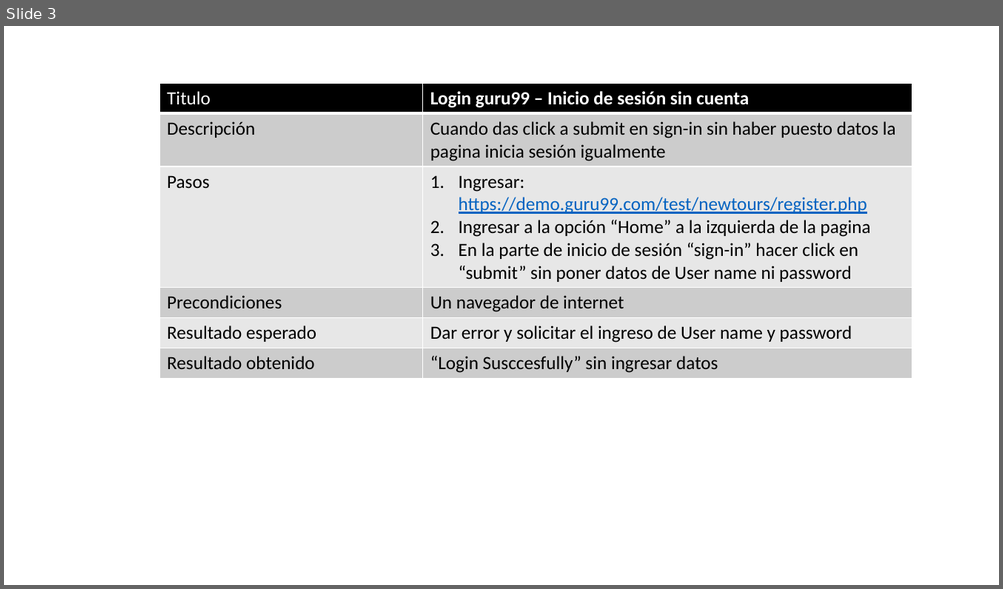
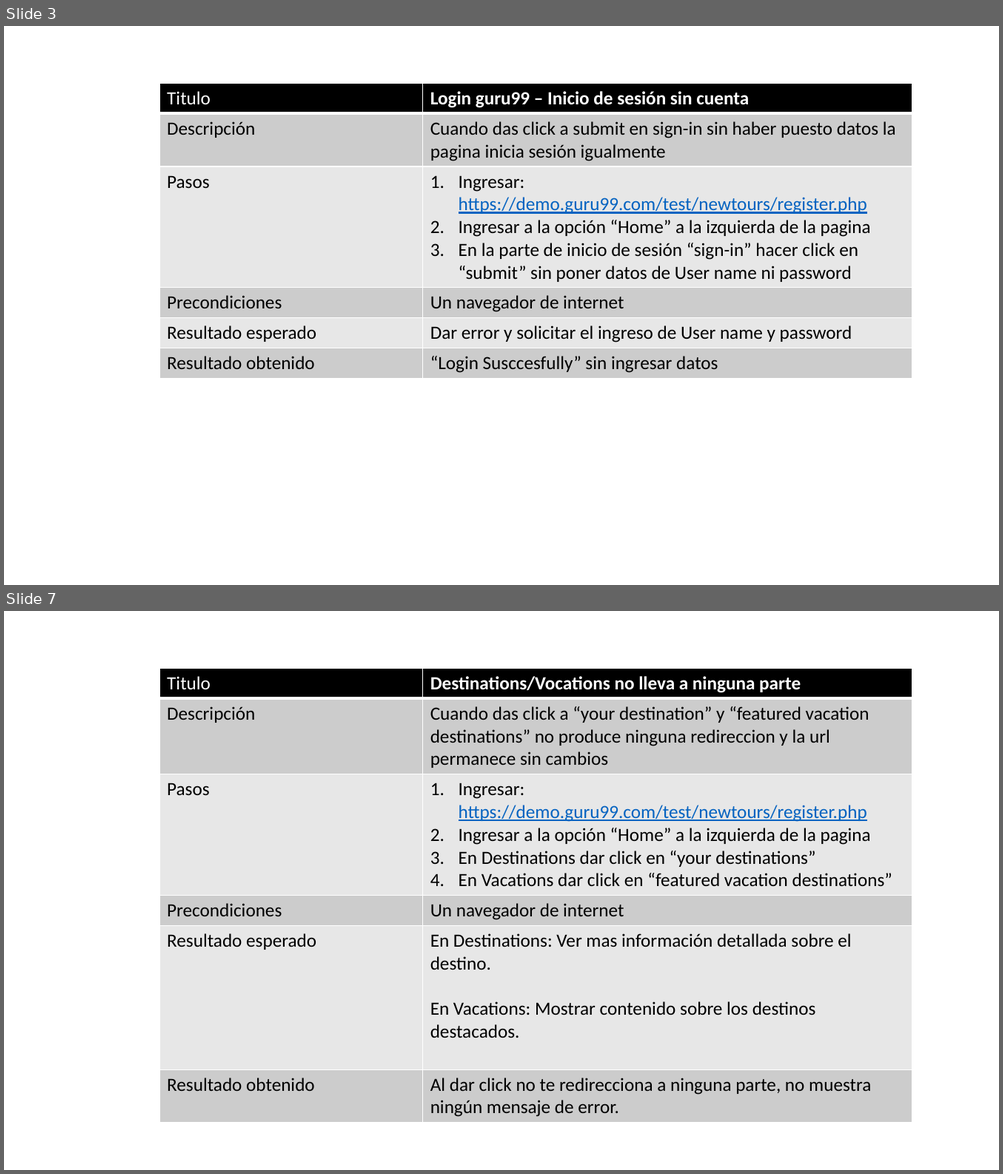
Before and after one commit to Tusuegra510/reporte-de-errores-informatorio, a slide deck: alumnos/gabriel_gonzalez/errores_guru.pptx. Shown one above the other, each under a label of ours: slide 3 before the commit, slides 3 and 7 after it; the slides between them are not shown. The pictures are 1003x589 and 1003x1174 pixels, drawn with LibreOffice and Linux fonts; fonts in the diff are those of the drawing. Boxes give left, top, right and bottom in pixels: in the first picture for what was removed or moved away, otherwise in the second. Text is boxed around its words. In the diff, an @@ line names an element or a change of style, - is before the commit and + after.

```diff
--- a/alumnos/gabriel_gonzalez/errores_guru.pptx
+++ b/alumnos/gabriel_gonzalez/errores_guru.pptx
@@ slide 7 added at (x1=4, y1=611, x2=999, y2=1170), background #FFFFFF @@
@@ table added at (x1=159, y1=669, x2=912, y2=1120), 6 rows, 2 columns @@
+Titulo | Destinations/Vocations no lleva a ninguna parte
+Descripción | Cuando das click a “your destination” y “featured vacation destinations” no produce ninguna redireccion y la url permanece sin cambios
+Pasos | Ingresar: https://demo.guru99.com/test/newtours/register.php / Ingresar a la opción “Home” a la izquierda de la pagina / En Destinations dar click en “your destinations” / En Vacations dar click en “featured vacation destinations”
+Precondiciones | Un navegador de internet
+Resultado esperado | En Destinations: Ver mas información detallada sobre el destino. / En Vacations: Mostrar contenido sobre los destinos destacados.
+Resultado obtenido | Al dar click no te redirecciona a ninguna parte, no muestra ningún mensaje de error.
```
Also in this commit, not shown: 3 other slides added.
